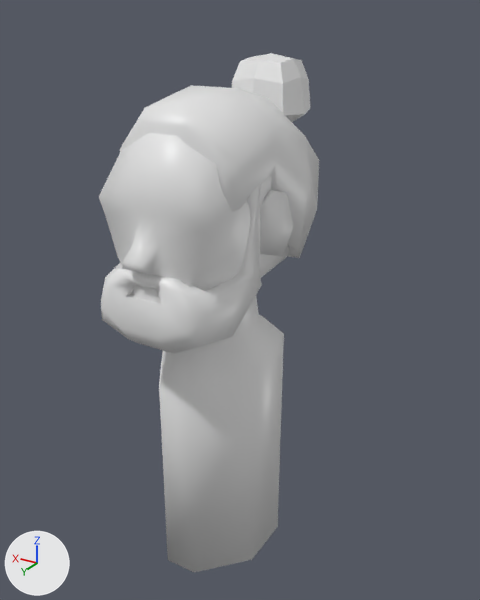
One commit to the FBX model Stereojeu/Assets/_Graph/Meshes/msh_Geoffrey.fbx: the scene before it, then after it.
The view is the same before and after, from a camera (50 mm lens) standing at (-3.28, 4.78, 2.74) and looking at (-0.23, -0.31, 0.19). Lighting does not change. The marker at lower left points along +X, +Y and +Z. The older version comes first. Where no turn or scale is listed for an object, it has been applied to the vertices.

The older version as bpy lines, for what is in view:
```python
me_cube = bpy.data.meshes.new('Cube')
me_cube.from_pydata(...)  # 318 vertices, 312 faces; spans x -0.77..0.76, y -1.38..1.13, z -2.82..2.31
me_cube.materials.append(mat_geoffrey)  # white #e7e7e7
ob_msh_geoffrey = bpy.data.objects.new('msh_Geoffrey', me_cube)
ob_msh_geoffrey.location = (0.0, -0.16, 0.08)
```
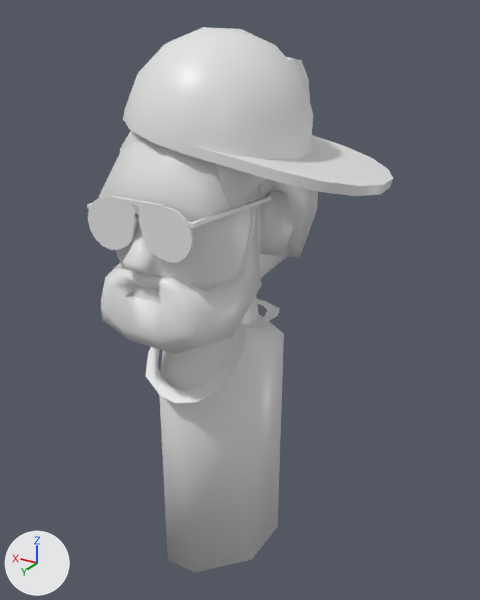
Commit message: mesh geoffrey

What differs and where, as boxes [x1, y1, x2, y2] in the pictures (480 x 600 px):
'msh_Geoffrey', reshaped: before [99, 53, 319, 572]; after [99, 57, 318, 572]
'msh_casquette', added: after [123, 27, 393, 196]
'msh_Lunettes', added: after [87, 196, 271, 262]
part 1 of me_cube, added: after [146, 323, 247, 403]
part 2 of me_cube, added: after [245, 299, 280, 327]
part 3 of me_cube, reshaped: [120, 268, 176, 353] in both

What changed in the scene script:
```text
Change me_cube:
    used by ob_msh_geoffrey; location = (0.0, -0.16, 0.08)
    remove me_cube.from_pydata(...)  # 318 vertices, 312 faces; spans x -0.77..0.76, y -1.38..1.13, z -2.82..2.31
    add me_cube.from_pydata(...)  # 394 vertices, 379 faces; spans x -0.77..0.76, y -1.38..1.13, z -2.82..2.31
    me_cube part 1: a new loose piece of 24 vertices spanning x -0.49..0.47, y 0.06..0.74, z -0.63..-0.02, in mat_geoffrey (white #e7e7e7)
    me_cube part 2: a new loose piece of 24 vertices spanning x -0.5..0.46, y -0.83..0.08, z -0.16..-0.05, in mat_geoffrey (white #e7e7e7)
    me_cube part 3
    20 faces are deleted
    13 vertices are added at x -0.36..0.27, y 0.87..1.02, z 0.42..0.7
    15 new vertices lie (-0.19, 0.0, 0.0) away from vertices in x 0.19, y -0.12..1.11, z -0.08..1.5
    43 new faces join them
Add me_sphere_002:
    me_sphere_002.from_pydata(...)  # 99 vertices, 98 faces; spans x -1.47..0.81, y -1.01..0.82, z -0.43..0.81
    me_sphere_002.materials.append(mat_geoffrey)  # white #e7e7e7
Add me_cylinder_007:
    me_cylinder_007.from_pydata(...)  # 120 vertices, 80 faces; spans x -0.65..0.656, y -1.009..0.139, z -0.309..0.144
    me_cylinder_007.materials.append(mat_geoffrey)  # white #e7e7e7
Add ob_msh_casquette:
    ob_msh_casquette = bpy.data.objects.new('msh_casquette', me_sphere_002)
    ob_msh_casquette.location = (-0.11, -0.17, 1.83)
Add ob_msh_lunettes:
    ob_msh_lunettes = bpy.data.objects.new('msh_Lunettes', me_cylinder_007)
    ob_msh_lunettes.location = (0.0, 0.74, 1.27)
```
